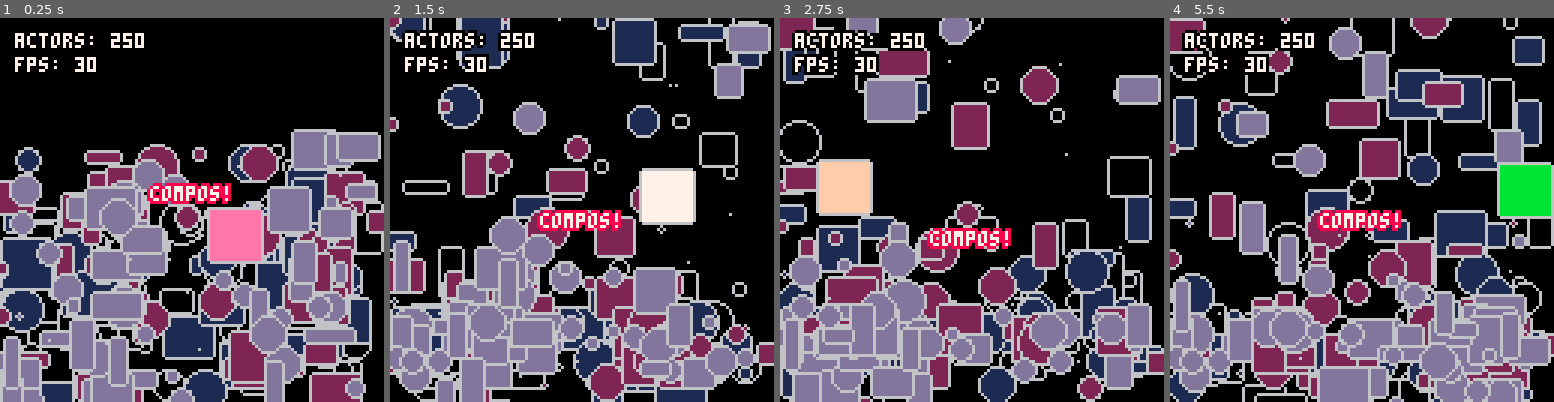
Above: before the commit, frames 1-4 (left to right).
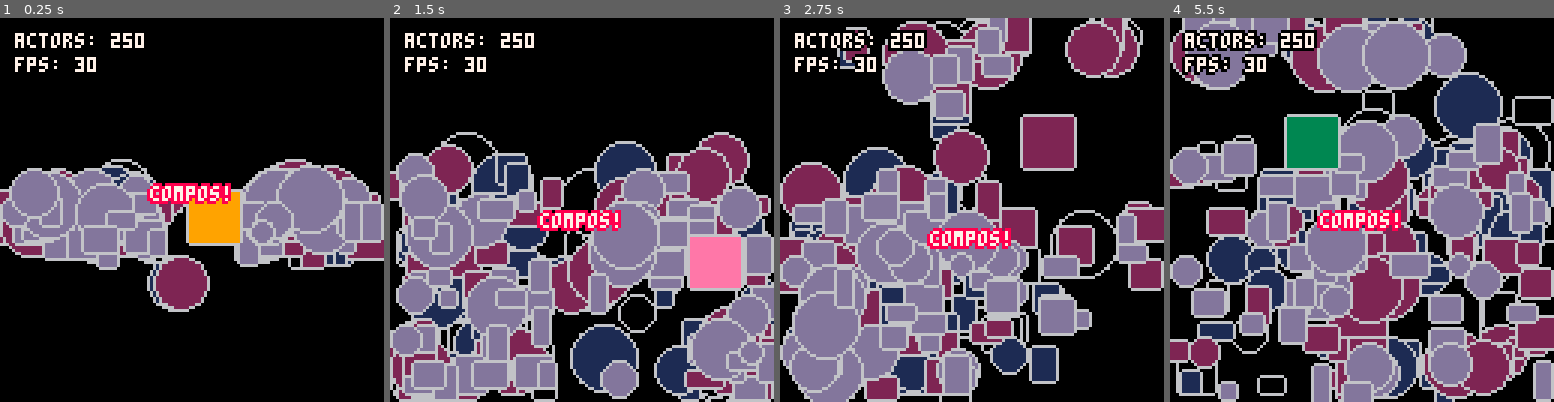
Above: after the commit, the same moments.

Repository: walt-er/compos
Game: PICO-8 cartridge compos.p8
The game is run twice, just before and just after one commit, with the same random seed, the same clock (stepped at 60 frames per second) and the same inputs.
Inputs:
- Up to frame 1 (0.25 s): no input
- Up to frame 2 (1.5 s): no input
- Up to frame 3 (2.75 s): no input
- Up to frame 4 (5.5 s): no input

The runs differ from the first frame. In frame 1, 51% of the frame differs, in the area x 0-100%, y 28-100%; in frame 2, 59%; in frame 3, 61%; in frame 4, 72%, in the area x 0-100%, y 0-100%.

Commit message:
circular collisions!

Diff:
--- a/compos.p8
+++ b/compos.p8
@@ -209,8 +209,12 @@
 -- =======================================================
 
 function resize(thing, w, h)
-	thing.w = w
-	thing.h = h
+    if h then
+        thing.w = w
+        thing.h = h
+    else
+        thing.r, thing.w, thing.h = w, w, w
+    end
 end
 
 --
@@ -360,21 +364,59 @@
     end
 end
 
+function dist2line(r,a,b)
+    local dx=b.x-a.x
+    local dy=b.y-a.y
+    local d=sqrt(dx*dx+dy*dy)
+    return abs(dx*(a.y-r.y)-dy*(a.x-r.x))/d
+end
+
+function overlapping(obj1, obj2)
+    local is_overlapping
+    local r1, r2 = obj1.r, obj2.r
+
+    -- two circles overlapping
+    if r1 and r2 then
+
+        return (obj2.x - obj1.x)^2 + (obj2.y - obj1.y)^2 < (r1 + r2)^2
+
+    -- one circle, one rect overlapping
+    elseif r1 or r2 then
+
+        local r = r1 or r2
+        local circle = r1 and obj1 or obj2
+        local rectangle = r1 and obj2 or obj1
+
+        local c_x, c_y = circle.x, circle.y
+        local rect_l, rect_r, rect_t, rect_b = rectangle.x, rectangle.x + rectangle.w, rectangle.y, rectangle.y + rectangle.h
+
+        local overlap_l = r > dist2line(vec(c_x, c_y), vec(rect_l, rect_t), vec(rect_l, rect_b))
+        local overlap_r = r > dist2line(vec(c_x, c_y), vec(rect_r, rect_t), vec(rect_r, rect_b))
+        local overlap_t = r > dist2line(vec(c_x, c_y), vec(rect_l, rect_t), vec(rect_r, rect_t))
+        local overlap_b = r > dist2line(vec(c_x, c_y), vec(rect_l, rect_b), vec(rect_r, rect_b))
+
+        local in_range = c_x + r > rect_l and c_x - r < rect_r and c_y + r > rect_t and c_y - r < rect_b
+
+        return in_range and (overlap_l or overlap_r or overlap_t or overlap_b)
+
+    -- two rectangles overlapping
+    else
+
+        local x = obj1.x + obj1.w >= obj2.x and obj1.x <= obj2.x + obj2.w
+        local y = obj1.y + obj1.h >= obj2.y and obj1.y <= obj2.y + obj2.h
+        return x and y
+
+    end
+
+    return false
+end
+
 collider_id = 0
 colliders = { fixed = {} }
 collider = {
     physical = true,
     offset = vec(0, 0),
-    set = function(self, parent, offset, w, h, fixed)
-
-        -- set size and offset from parent
-        self.offset = offset or vec(0, 0)
-        self.w = w or parent.w
-        self.h = h or parent.h
-
-        -- set position
-        self.x = parent.x + self.offset.x
-        self.y = parent.y + self.offset.y
+    set = function(self, parent, offset, fixed, w, h)
 
         parent.id = collider_id
         collider_id += 1
@@ -383,6 +425,20 @@
 		self.chunk = fixed and 'fixed' or ''..flr(self.x / win_w)
 		if (not(colliders[self.chunk])) colliders[self.chunk] = {}
         colliders[self.chunk][''..collider_id] = { self, parent }
+
+        -- set size and offset from parent
+        self.offset = offset or vec(0, 0)
+        self.x = parent.x + self.offset.x
+        self.y = parent.y + self.offset.y
+
+        -- set dimensions
+        if parent.r then
+            local r = w or parent.r
+            self.r, self.w, self.h = r, r, r
+        else
+            self.w = w or parent.w
+            self.h = h or parent.h
+        end
 
     end,
 	move = function(self, newvec)
@@ -393,16 +449,9 @@
 
 		-- only continue if this isn't the parent collider
 		if other and other.id ~= parent.id then
-			local parent_col, other_col = parent.collider, other.collider
-
-			local overlap_x = (parent_col.x + parent_col.w >= other_col.x)
-				and (parent_col.x <= other_col.x + other_col.w)
-
-			local overlap_y = (parent_col.y + parent_col.h >= other_col.y)
-				and (parent_col.y <= other_col.y + other_col.h)
 
 			-- only take action if colliders overlap
-			if overlap_x and overlap_y then
+			if overlapping(parent.collider, other.collider) then
 				if (parent.velocity) then
 
 					-- run gravity collision with objects below
@@ -455,7 +504,13 @@
     end,
 
     draw = function(self, parent)
-        if (show_colliders) rect(self.x, self.y, self.x + self.w, self.y + self.h, 11)
+        if show_colliders then
+            if self.r then
+                circ(self.x, self.y, self.r, 11)
+            else
+                rect(self.x, self.y, self.x + self.w, self.y + self.h, 11)
+            end
+        end
     end
 }
 
@@ -843,44 +898,46 @@
         translate(self, rnd'128', 64)
 
         -- make a circle or a rect
-        self.circle = flr(rnd'2') > 0
-        if self.circle then
-            self.r = rnd'8'
+        if flr(rnd'6') > 3 then
+            resize(self, flr(rnd'8'+4))
         else
-            resize(self, flr(rnd'14'+2), flr(rnd'14'+2))
-            self.collider:set(self)
-        end
+            resize(self, flr(rnd'8'+4), flr(rnd'8'+4))
+        end
+
+        self.collider:set(self)
 
         -- randomize the gravity on this object specifically
-        self.gravity:set(rnd'3' / 2)
+        self.gravity:set(max('0.025', rnd'0.05'))
 
         -- randomize inititial velocity and cap
-        self.velocity:set(0,rnd'10'-5)
-        self.velocity:cap(15,15)
+        self.velocity:set(0,rnd'2'-1)
+        self.velocity:cap(2,2)
 
     end,
     update = function(self)
+
+        local r = self.r or 0
 
         -- reverse velocity if beyond window bounds
         if self.y + self.h > win_h then
             translate(self, self.x, win_h - self.h)
-            self.velocity.y = -6
-        elseif self.y < win_t then
-            translate(self, self.x, win_t)
+            self.velocity.y = -4
+        elseif self.y - r < win_t then
+            translate(self, self.x, win_t + r)
             self.velocity.y = 0
         end
-        if self.x < win_l then
-            translate(self, win_l, self.y)
-            self.velocity.x = 1 + rnd'1'
+        if self.x - r < win_l then
+            translate(self, win_l + r, self.y)
+            self.velocity.x = rnd'2'+1
         elseif self.x + self.w > win_r then
             translate(self, win_r - self.w, self.y)
-            self.velocity.x = -1 - rnd'1'
+            self.velocity.x = -(rnd'2'+1)
         end
 
     end,
     draw = function(self)
         -- draw the shape during the draw function
-        if self.circle then
+        if self.r then
             outline_circ(self.x, self.y, self.r, self.color, 6)
         else
             outline_rect(self.x, self.y, self.x + self.w, self.y + self.h, self.color, 6)
@@ -905,9 +962,9 @@
     self.color = 7
     resize(self, 16, 16)
     translate(self, 56, 56)
-    self.velocity:set(2, 0)
+    self.velocity:set(1, 0)
     self.collider:set(self)
-    self.gravity:set'0.3'
+    self.gravity:set'0.1'
 end
 collider_blob.collision = function(self, newvec, other)
 
@@ -919,18 +976,19 @@
     -- this could be done better :/
     -- it's a demo, gimme a break!
     local bump_force_x, bump_force_y, x_bump, y_bump = self.velocity.x, self.velocity.y, other.velocity.x, other.velocity.y
+    local r = other.r or 0
     if direction == 'left' then
-        x_bump = min(bump_force_x, 0) - 2
+        x_bump = min(bump_force_x, 0) - 1
         other.velocity.newvec.x = newvec.x - other.w -- newvec is where the parent object will be at the ned of this frame
     elseif direction == 'right' then
-        x_bump = max(bump_force_x, 0) + 2
-        other.velocity.newvec.x = newvec.x + self.w
+        x_bump = max(bump_force_x, 0) + 1
+        other.velocity.newvec.x = newvec.x + self.w + r
     elseif direction == 'top' then
-        y_bump = min(bump_force_y) - 2
+        y_bump = min(bump_force_y) - 1
         other.velocity.newvec.y = newvec.y - other.h
     elseif direction == 'bottom' then
-        y_bump = max(bump_force_y) + 2
-        other.velocity.newvec.y = newvec.y + self.h
+        y_bump = max(bump_force_y) + 1
+        other.velocity.newvec.y = newvec.y + self.h + r
     end
 
     self.color = rnd'16'
